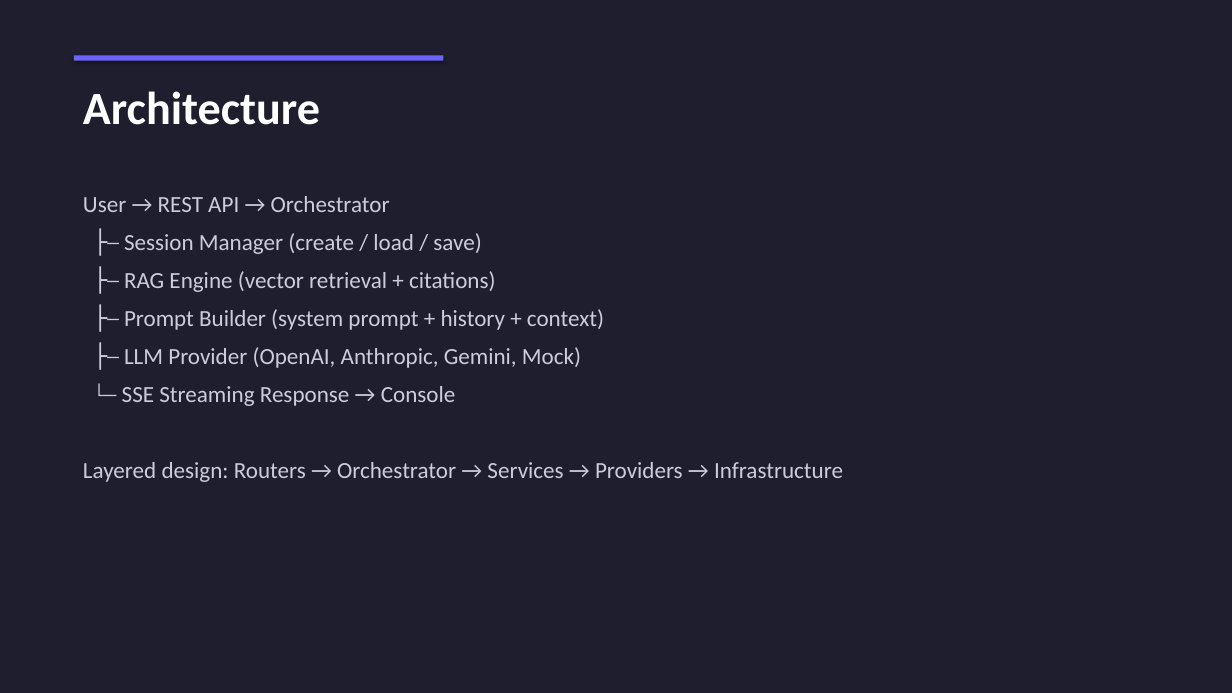
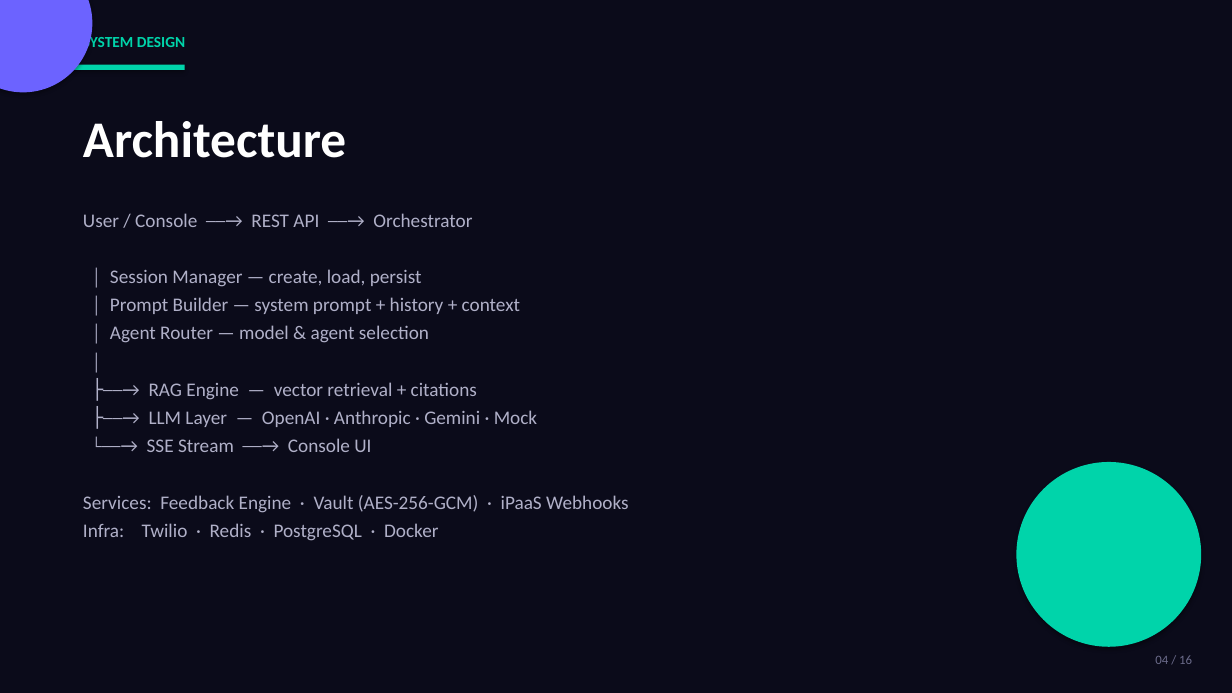
Before and after one commit to ShubhamRSY/voice-agents, a slide deck: slide 4 of Nexus_Overview.pptx. Drawn at 1232x693 pixels with LibreOffice and Linux fonts; fonts in the diff are those of the drawing. Boxes give left, top, right and bottom in pixels: in the first picture for what was removed or moved away, otherwise in the second. Text is boxed around its words. In the diff, an @@ line names an element or a change of style, - is before the commit and + after.

Commit message:
Modernize Nexus PPT with contemporary dark design

```diff
--- a/Nexus_Overview.pptx
+++ b/Nexus_Overview.pptx
@@ background #1E1E2E to #0B0B1A @@
@@ ellipse added at <box>0,0,92,92</box>, fill #6C63FF @@
@@ rectangle removed at <box>74,55,444,61</box> @@
@@ text added at <box>83,34,185,52</box>, 12 pt, text #00D4AA, bold @@
+SYSTEM DESIGN
@@ rectangle added at <box>74,65,185,70</box>, fill #00D4AA @@
@@ text "Architecture": place and size @@
-text "Architecture" at <box>83,91,320,125</box>
+text "Architecture" at <box>83,121,346,158</box>
@@ text "Architecture" at <box>83,121,346,158</box>: size 36 to 40 pt @@
@@ text at <box>83,213,629,541</box>: text changed; size 18 to 15 pt; text colour #CCCCDD to #B0B0C8 @@
-User → REST API → Orchestrator
-├─ Session Manager (create / load / save)
-├─ RAG Engine (vector retrieval + citations)
-├─ Prompt Builder (system prompt + history + context)
-├─ LLM Provider (OpenAI, Anthropic, Gemini, Mock)
-└─ SSE Streaming Response → Console
-Layered design: Routers → Orchestrator → Services → Providers → Infrastructure
+User / Console ──→ REST API ──→ Orchestrator
+│ Session Manager — create, load, persist
+│ Prompt Builder — system prompt + history + context
+│ Agent Router — model & agent selection
+│
+├──→ RAG Engine — vector retrieval + citations
+├──→ LLM Layer — OpenAI · Anthropic · Gemini · Mock
+└──→ SSE Stream ──→ Console UI
+Services: Feedback Engine · Vault (AES-256-GCM) · iPaaS Webhooks
+Infra: Twilio · Redis · PostgreSQL · Docker
@@ ellipse added at <box>1017,462,1202,647</box>, fill #00D4AA @@
@@ text added at <box>1155,655,1192,664</box>, 10 pt, text #6B6B8A @@
+04 / 16
```
Also in this commit, not shown: 12 other slides changed, 3 slides added, 1 slide removed, 1 other file.
